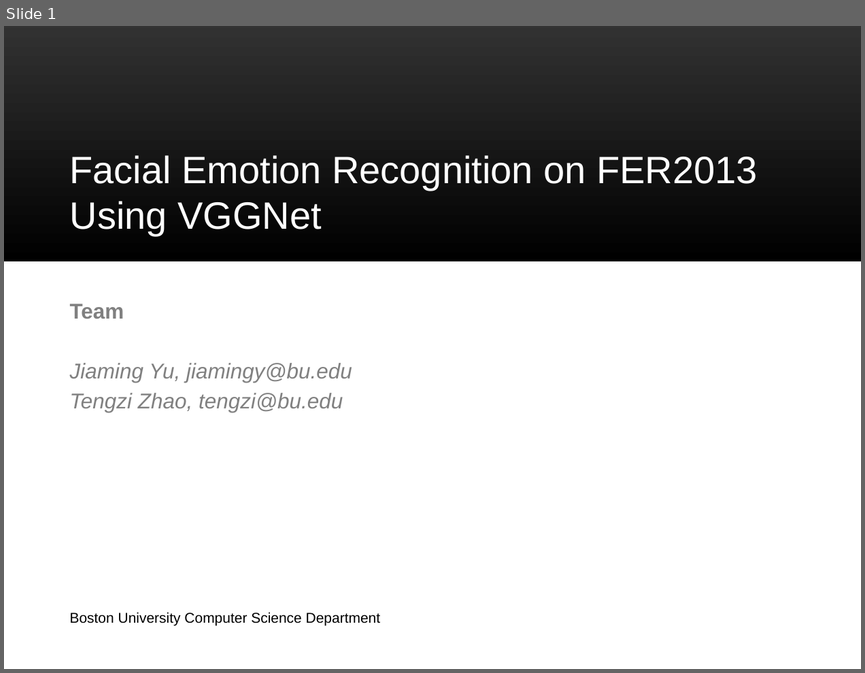
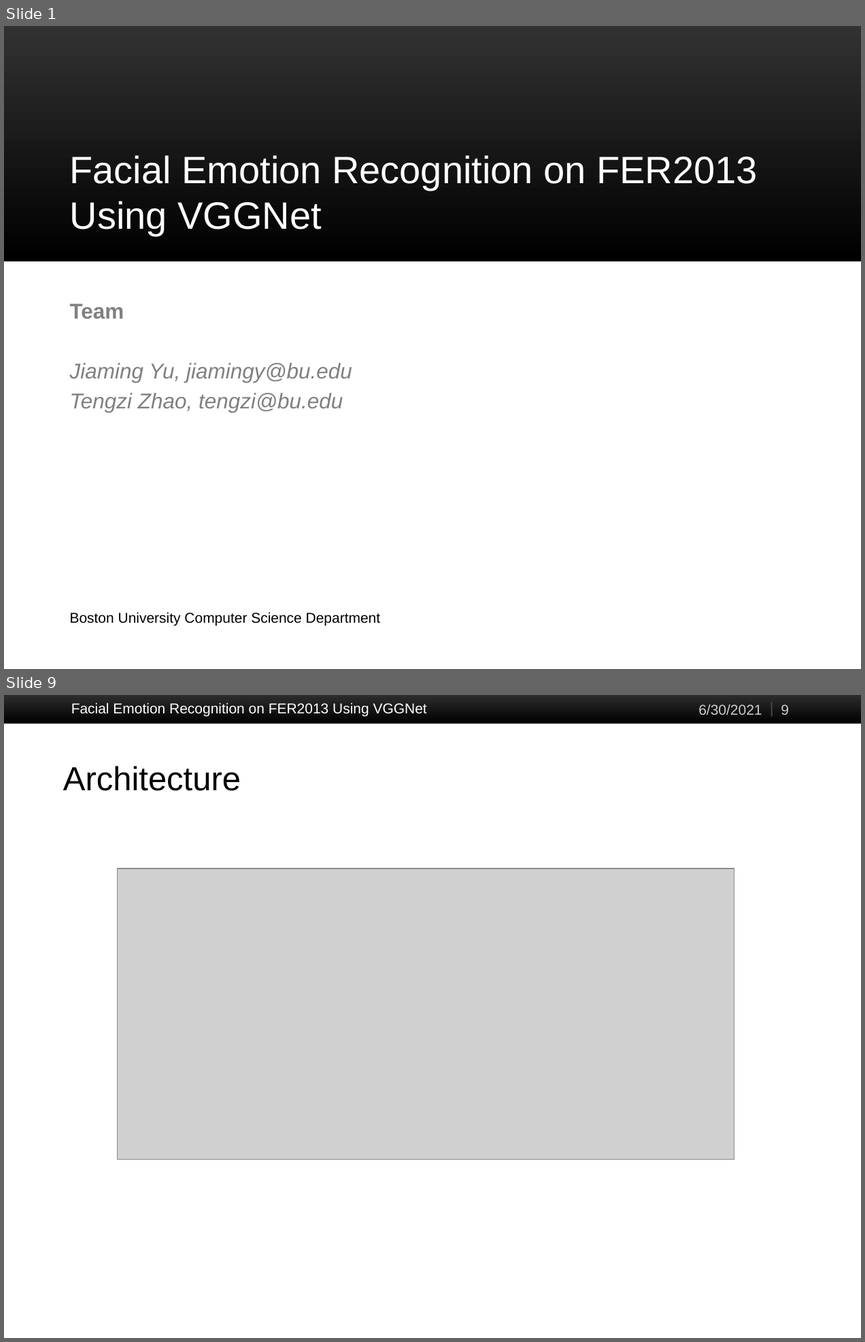
Before and after one commit to JimY233/CS523_Project, a slide deck: Facial Emotion Recognition on FER2013.pptx. Shown one above the other, each under a label of ours: slide 1 before the commit, slides 1 and 9 after it; the slides between them are not shown. The pictures are 865x673 and 865x1342 pixels, drawn with LibreOffice and Linux fonts; fonts in the diff are those of the drawing; grey boxes stand for pictures; background and template pictures are left out. Boxes give left, top, right and bottom in pixels: in the first picture for what was removed or moved away, otherwise in the second. Text is boxed around its words. In the diff, an @@ line names an element or a change of style, - is before the commit and + after.

```diff
--- a/Facial Emotion Recognition on FER2013.pptx
+++ b/Facial Emotion Recognition on FER2013.pptx
@@ slide 9 added at bbox=[4, 695, 861, 1338], background #FFFFFF @@
@@ rectangle added at bbox=[4, 695, 861, 724], fill gradient #333333 to #000000 @@
@@ text added at bbox=[71, 702, 427, 716], 12 pt, text #FFFFFF @@
+Facial Emotion Recognition on FER2013 Using VGGNet
@@ text added at bbox=[698, 705, 762, 715], 12 pt, text #CCCCCC @@
+6/30/2021
@@ line added from (772, 702) to (772, 717), #4D4D4D 1 pt @@
@@ page number added at bbox=[781, 705, 789, 715], 12 pt, text #CCCCCC @@
+9
@@ title added at bbox=[63, 766, 241, 791], 28 pt, text #000000 @@
+Architecture
@@ picture added at bbox=[117, 868, 734, 1159] @@
```
Also in this commit, not shown: 18 slides changed, 3 other slides added, 3 slides removed.
